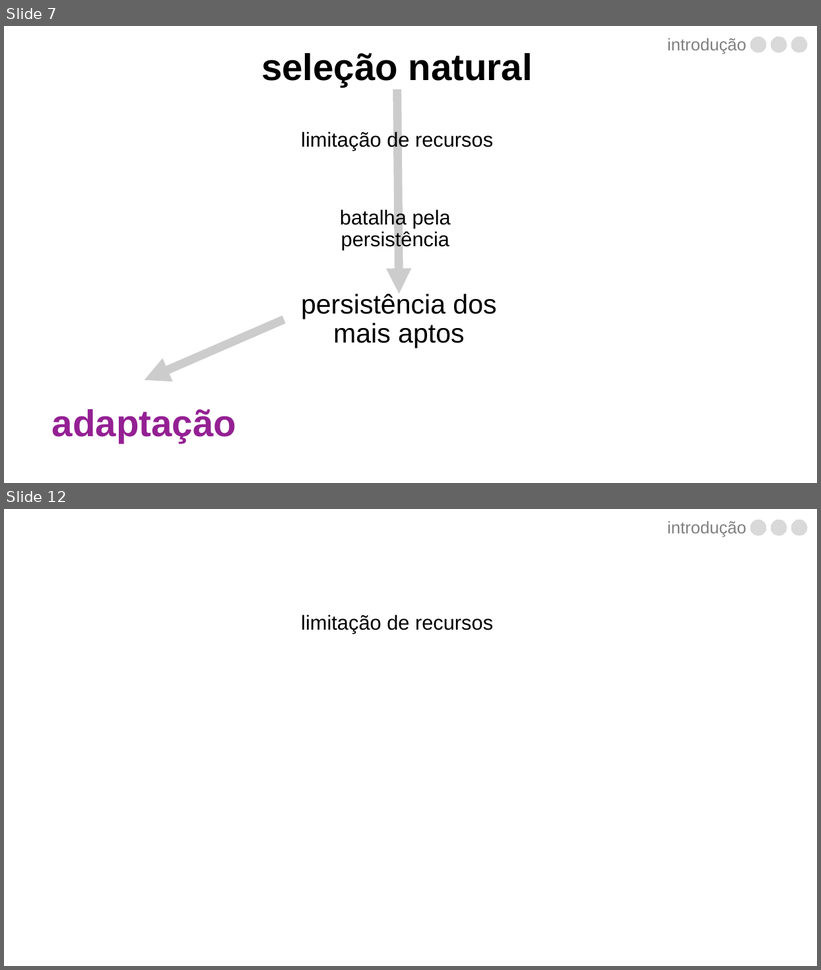
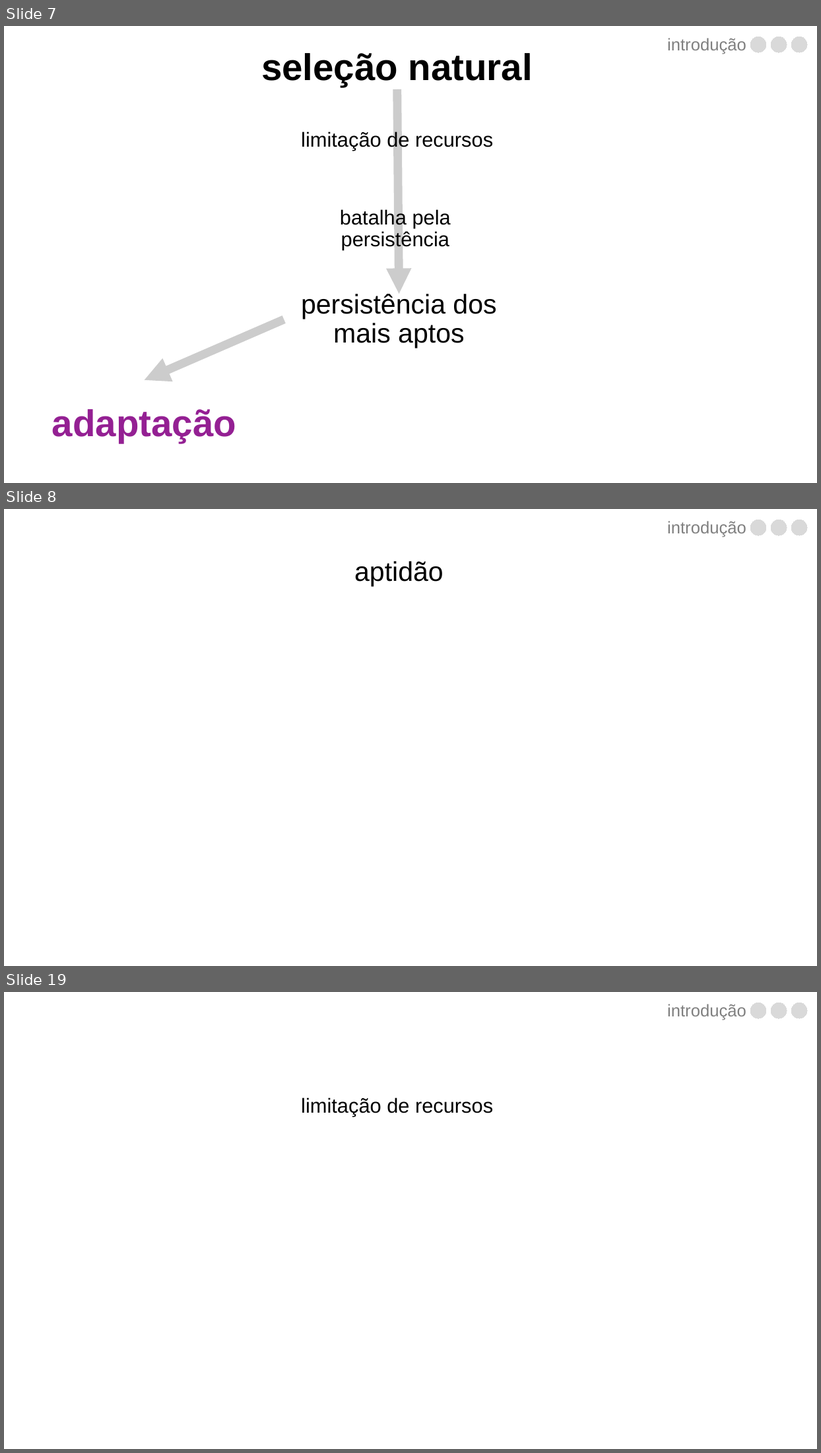
Before and after one commit to luisanovara/dissertacao, a slide deck: DEFESA.pptx. Shown one above the other, each under a label of ours: slides 7 and 12 before the commit, slides 7, 8 and 19 after it; the slides between them are not shown. The pictures are 821x970 and 821x1453 pixels, drawn with LibreOffice and Linux fonts; fonts in the diff are those of the drawing. Boxes give left, top, right and bottom in pixels: in the first picture for what was removed or moved away, otherwise in the second. Text is boxed around its words. In the diff, an @@ line names an element or a change of style, - is before the commit and + after.

```diff
--- a/DEFESA.pptx
+++ b/DEFESA.pptx
@@ slide 8 added at (4, 509, 817, 966), background #FFFFFF @@
@@ text added at (667, 521, 746, 537), 20 pt, text #808080 @@
+introdução
@@ freeform shape added at (750, 520, 766, 536), fill #D9D9D9, outline #D9D9D9 0 pt @@
@@ freeform shape added at (772, 520, 787, 536), fill #D9D9D9, outline #D9D9D9 0 pt @@
@@ freeform shape added at (791, 520, 807, 536), fill #D9D9D9, outline #D9D9D9 0 pt @@
@@ text added at (354, 561, 444, 586), 32 pt, text #000000 @@
+aptidão
@@ what was slide 12 is now slide 19 @@
```
Also in this commit, not shown: 4 slides changed, 6 other slides added.
